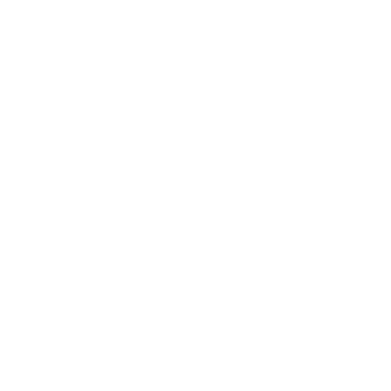
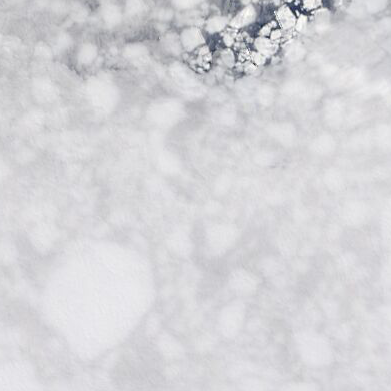
Two versions of the same layered image (391×391). Layer-by-layer changes:
added layer "036_baffin_bay_100km_20210602.terra.truecolor.250m" above "Background" over box(0, 0, 391, 391)
